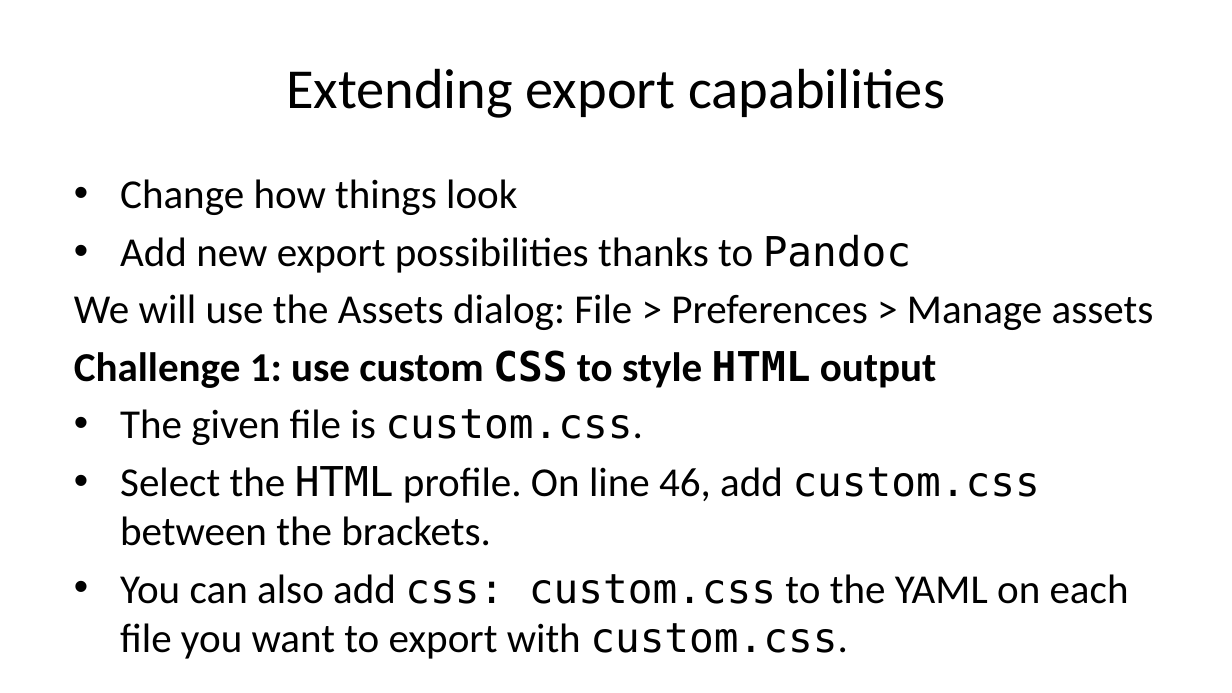
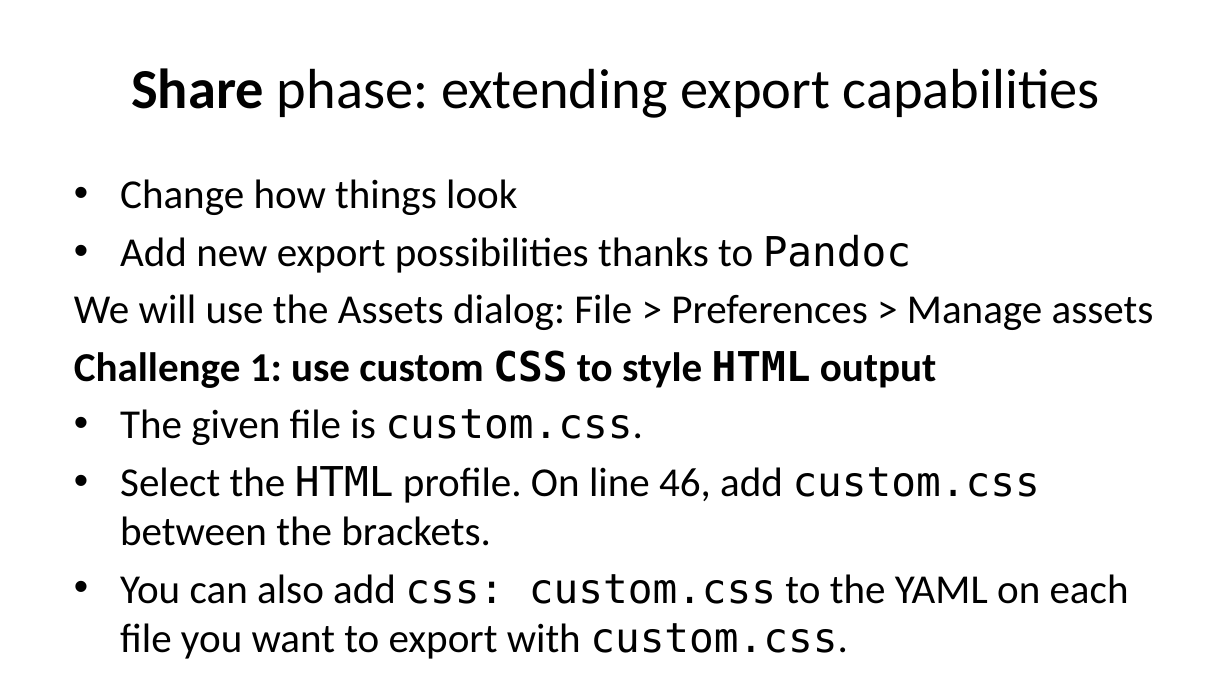
Before and after one commit to smart-edtech/smarties, a slide deck: slide 27 of workshop/markdown/index.pptx (slide 26 before the commit). Drawn at 1232x693 pixels with LibreOffice and Linux fonts; fonts in the diff are those of the drawing. Boxes give left, top, right and bottom in pixels: in the first picture for what was removed or moved away, otherwise in the second. Text is boxed around its words. In the diff, an @@ line names an element or a change of style, - is before the commit and + after.

```diff
--- a/workshop/markdown/index.pptx
+++ b/workshop/markdown/index.pptx
@@ title at box(131, 68, 1100, 118): text changed @@
-Extending export capabilities
+Share phase: extending export capabilities
```
Also in this commit, not shown: 7 other slides changed, 4 slides added, 2 slides removed, 11 other files.
